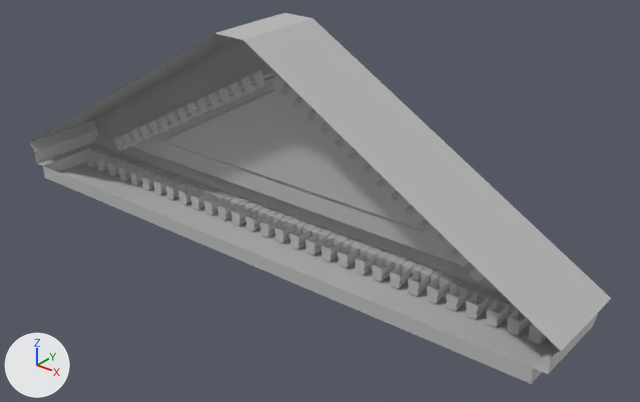
The FBX model ConstellationsGame/Assets/Models/SM_roofEnd.fbx: old version first, new version second.
Before and after are seen from a 50 mm lens placed at (11.4, -31.7, 24.3), pointed at (-16.7, 3.4, 2.5). Every picture has the same lights, and +X, +Y and +Z are marked at lower left. Where no turn or scale is listed for an object, it has been applied to the vertices.

The older version as bpy lines, for what is in view:
```python
me_mesh = bpy.data.meshes.new('Mesh')
me_mesh.from_pydata(...)  # 1849 vertices, 3202 faces; spans x -19.5..19.5, y -2.8..2.8, z -6.5..6.5
me_mesh.materials.append(mat_lambert1)  # grey #bcbcbc
# before: 1810 (-19.0, -2.8, -5.6) at pixel (36, 163), 1811 (-19.0, -2.8, -4.8) at pixel (34, 152), 1814 (19.0, -2.8, -4.8) at pixel (550, 359), 1815 (19.0, -2.8, -5.6) at pixel (548, 374), 1818 (-1.0, -2.8, 6.5) at pixel (214, 33)
# before: 1819 (1.0, -2.8, 6.5) at pixel (243, 40), 1822 (19.5, -2.8, -4.2) at pixel (561, 351), 1825 (-19.5, -2.8, -4.2) at pixel (29, 142), 1826 (19.2, -2.8, -4.6) at pixel (554, 356), 1830 (-19.2, -2.8, -4.6) at pixel (32, 148)
# before: 1837 (-18.3, -2.8, -5.6) at pixel (42, 165), 1838 (-18.3, 1.3, -5.6) at pixel (90, 148), 1839 (18.3, 1.3, -5.6), 1840 (18.3, -2.8, -5.6) at pixel (533, 368), 1842 (-18.3, 1.3, -6.5)
# before: 1843 (18.3, 1.3, -6.5), 1845 (19.0, -2.8, -5.2) at pixel (549, 366), 1848 (-19.0, -2.8, -5.2) at pixel (35, 157)
ob_sm_roofend = bpy.data.objects.new('SM_roofEnd', me_mesh)
ob_sm_roofend.location = (-19.93, 2.79, 5.63)
```
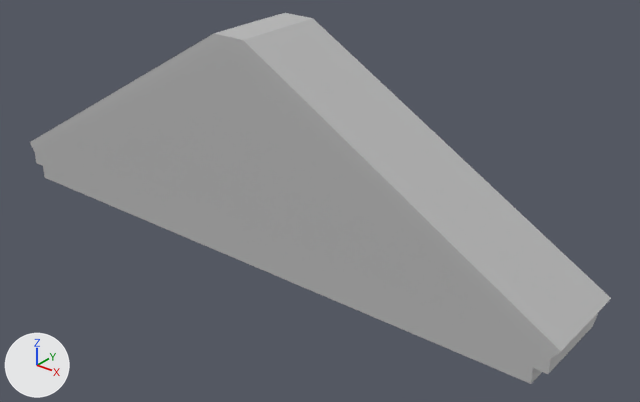
The newer file is also rescaled (x1.02), turned or shifted as a whole; pictures and numbers use the older file's frame.

Changed parts and their boxes (x1, y1, x2, y2) in the pictures (640 x 402 px):
part 1 of me_mesh, built on: before (37, 142, 559, 372); after (30, 33, 561, 372)

What changed in the scene script:
```text
Change me_mesh:
    where me_mesh.from_pydata(...)  # 1849 vertices, 3202 faces; spans x -19.5..19.5, y -2.8..2.8, z -6.5..6.5
    used by ob_sm_roofend; location = (-19.93, 2.79, 5.63)
    verts and faces of me_mesh; kept vertices keep their numbers, new ones are numbered from 1849
    me_mesh part 1
    add for i in [1838, 1839, 1842, 1843]: verts[i] += (0.0, 0.2, 0.0)
    add verts[1849] = (0.0, -2.8, 6.1)  # pixel (228, 44)
    add verts[1850] = (0.0, -2.8, 5.6)  # pixel (228, 54)
    add faces += [(1814, 1848, 1845), (1811, 1848, 1814), (1818, 1849, 1819), (1819, 1826, 1822), (1819, 1849, 1826), (1818, 1830, 1849)]
    add faces += [(1818, 1825, 1830), (1814, 1826, 1850), (1826, 1849, 1850), (1830, 1850, 1849), (1811, 1850, 1830), (1810, 1837, 1848)]
    add faces += [(1837, 1840, 1848), (1840, 1845, 1848), (1815, 1845, 1840), (1811, 1814, 1850)]
```
